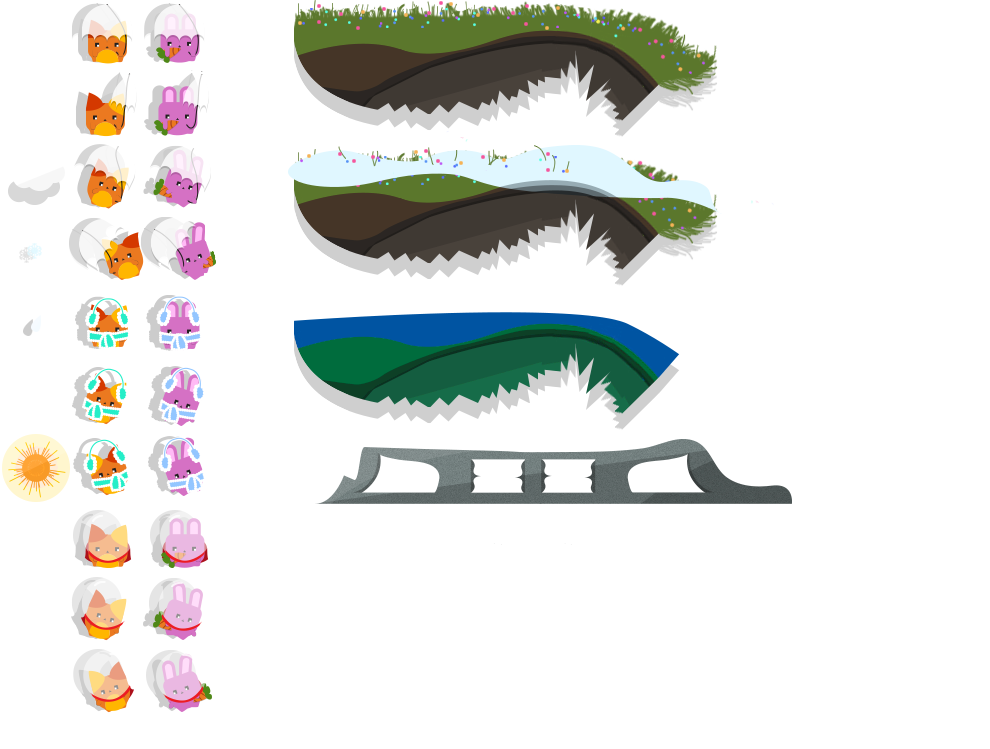
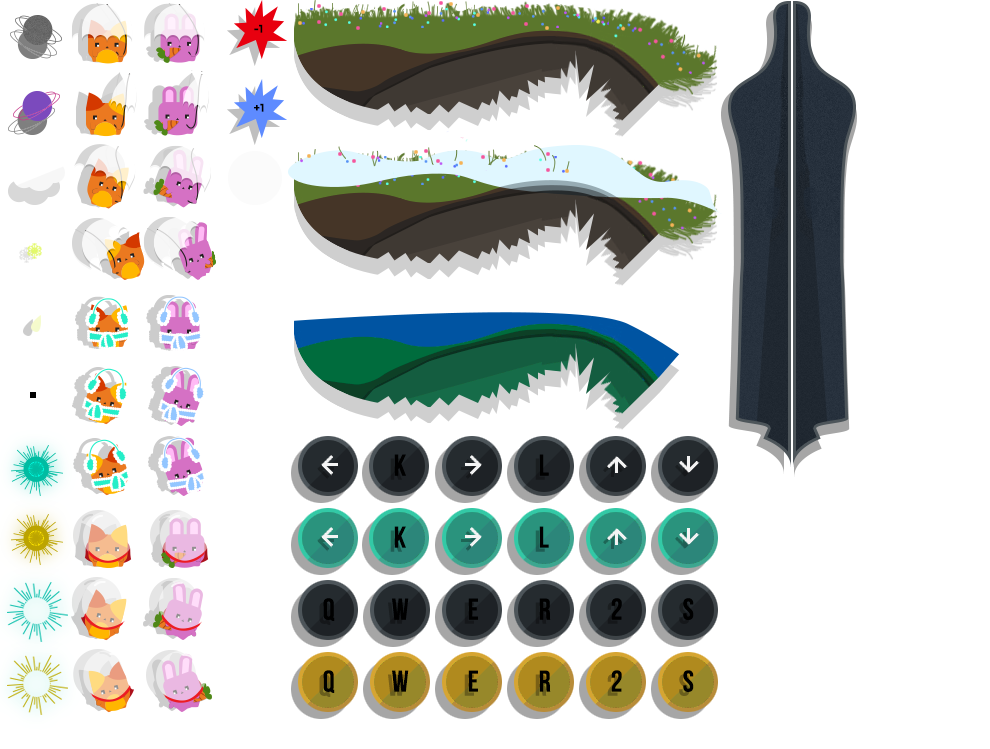
Before/after of a 990 × 749 layered artwork. What changed in the layer stack:
added group "Group 7 copy 2" with 7 layers above "Group 7 copy" over [298, 508, 718, 568]
added layer "Layer 38" (1st of 14, in "Group 7 copy 2") in group "Group 7 copy 2" over [298, 508, 718, 568]
added group "Group 7 copy" with 18 layers above "Group 6" over [298, 436, 718, 496]
added group "Group 5 copy 5" (1st of 2, in "Group 7 copy") with 2 layers in group "Group 7 copy" over [658, 436, 718, 496]
added layer "Layer 38" (2nd of 14, in "Group 7 copy" › "Group 5 copy 5") in group "Group 5 copy 5" over [658, 436, 718, 496]
added group "Group 5 copy 4" (1st of 2, in "Group 7 copy") with 2 layers in group "Group 7 copy" over [586, 436, 646, 496]
added layer "Layer 38" (3rd of 14, in "Group 7 copy" › "Group 5 copy 4") in group "Group 5 copy 4" over [586, 436, 646, 496]
added group "Group 5 copy 3" (1st of 2, in "Group 7 copy") with 2 layers in group "Group 7 copy" over [514, 436, 574, 496]
added layer "Layer 38" (4th of 14, in "Group 7 copy" › "Group 5 copy 3") in group "Group 5 copy 3" over [514, 436, 574, 496]
added group "Group 6" with 9 layers above "Group 7" over [298, 1, 856, 712]
added layer "Layer 39 copy" in group "Group 6" over [753, 1, 856, 467]
added layer "Layer 39" in group "Group 6" over [728, 1, 831, 467]
added layer "Layer 38" (8th of 14, in "Group 6") in group "Group 6" over [298, 652, 718, 712]
added group "Group 7" with 18 layers above "Vector Smart Object" over [298, 580, 718, 640]
hid "Vector Smart Object" (1st of 8), painted on it over [315, 439, 792, 545]
painted on "Layer 20" over [79, 218, 213, 280]
added layer "Vector Smart Object copy 2" above "Vector Smart Object" over [7, 655, 68, 715]
added layer "Vector Smart Object" (7th of 8) above "Vector Smart Object copy" over [7, 582, 68, 642]
hid "Layer 30" over [2, 434, 70, 502]
…and 54 more changes (51 added, 3 painted)
